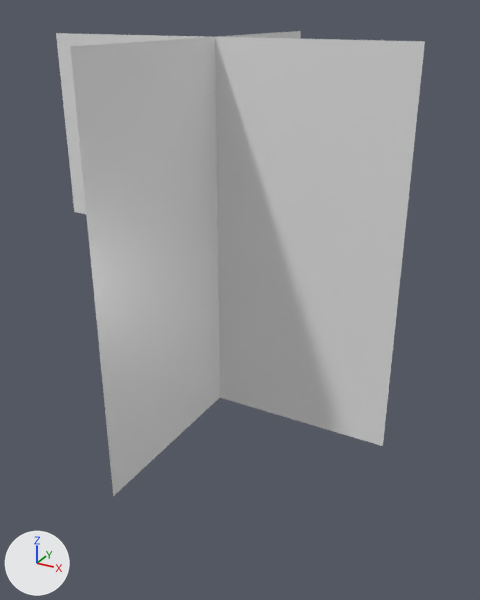
Renders of the OBJ model static/models/1010_1000.obj from each side of a commit.
Both versions are drawn from a camera (50 mm lens) standing at (0.873, -1.462, 0.563) and looking at (0.087, -0.034, -0.151). The axes (+X, +Y, +Z) are drawn at lower left. The lights are the same throughout. Where no turn or scale is listed for an object, it has been applied to the vertices.

The scene before the commit, as lines of its bpy script (objects in view):
```python
me_1010_1000_立方体_009 = bpy.data.meshes.new('1010_1000_立方体.009')
me_1010_1000_立方体_009.from_pydata(...)  # 14 vertices, 14 faces; spans x -0.5..0.5, y -0.5..0.5, z -0.5..0.5
me_1010_1000_立方体_009.materials.append(mat_none)  # white #e7e7e7
ob_1010_1000_立方体_009 = bpy.data.objects.new('1010_1000_立方体.009', me_1010_1000_立方体_009)
ob_1010_1000_立方体_009.location = (0.0, 0.0, 0.0)
```
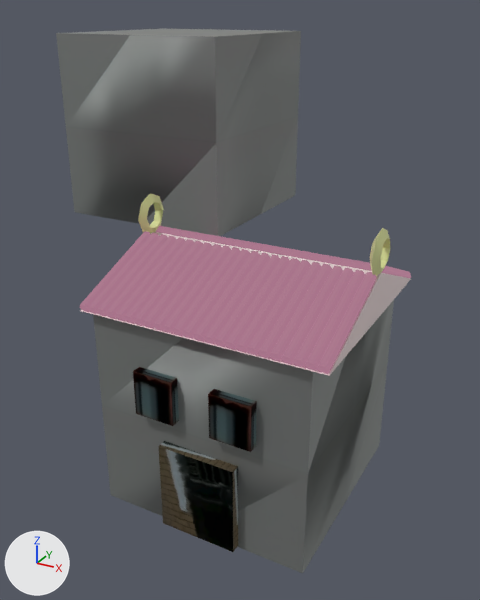
Changed parts and their boxes (x1, y1, x2, y2) in the pictures (480 x 600 px):
'1010_1000_立方体.009', reshaped (17% taller)
    before: (56, 31, 425, 496)
    after: (56, 29, 411, 573)
part 1 of me_1010_1000_立方体_009, added
    after: (158, 441, 238, 552)
part 2 of me_1010_1000_立方体_009, added (black)
    after: (208, 389, 257, 452)
part 3 of me_1010_1000_立方体_009, added (black)
    after: (133, 367, 179, 426)
part 4 of me_1010_1000_立方体_009, built on
    before: (70, 37, 425, 496)
    after: (56, 29, 411, 553)

Edits to the bpy script that builds the scene:
```text
Add img_chai_png:
    img_chai_png = load_image('chai.png', 'tex/chai.png', 75, 156, 'sRGB')
Add img_wa_png:
    img_wa_png = load_image('wa.png', 'tex/wa.png', 166, 47, 'sRGB')
Add img_window1_png:
    img_window1_png = load_image('window1.png', 'tex/window1.png', 67, 68, 'sRGB')
Add img_door_png:
    img_door_png = load_image('door.png', 'tex/door.png', 522, 621, 'sRGB')
Add mat_greencolor:
    mat_greencolor = principled_material('greencolor')
    mat_greencolor.base_color = (0.771, 0.8, 0.448)  # beige #e3e7b3
    mat_greencolor.metallic = 1.0
    mat_greencolor.roughness = 0.776
Add mat_chai:
    mat_chai = bpy.data.materials.new('chai')
    # uses the picture img_chai_png
Add mat_rooftop:
    mat_rooftop = principled_material('rooftop')
    mat_rooftop.texture = img_wa_png
    mat_rooftop.metallic = 0.258
    mat_rooftop.roughness = 0.776
    mat_rooftop.emission_color = (0.368, 0.162, 0.244)  # pink #a37087
    mat_rooftop.emission_strength = 1.0
Add mat_pinkrooftop:
    mat_pinkrooftop = principled_material('pinkrooftop')
    mat_pinkrooftop.base_color = (0.8, 0.704, 0.704)  # white #e7dada
    mat_pinkrooftop.metallic = 0.941
    mat_pinkrooftop.roughness = 0.776
Add mat_windows1:
    mat_windows1 = principled_material('windows1')
    mat_windows1.texture = img_window1_png
    mat_windows1.metallic = 1.0
    mat_windows1.roughness = 0.776
Add mat_men:
    mat_men = bpy.data.materials.new('men')
    # uses the picture img_door_png
Change me_1010_1000_立方体_009:
    used by ob_1010_1000_立方体_009; location = (0.0, 0.0, 0.0)
    remove me_1010_1000_立方体_009.from_pydata(...)  # 14 vertices, 14 faces; spans x -0.5..0.5, y -0.5..0.5, z -0.5..0.5
    remove me_1010_1000_立方体_009.materials.append(mat_none)  # white #e7e7e7
    add me_1010_1000_立方体_009.from_pydata(...)  # 833 vertices, 1142 faces; spans x -0.5..0.532, y -0.519..0.522, z -0.503..0.5
    me_1010_1000_立方体_009 part 1: a new loose piece, a box spanning x 0.156..0.337, y -0.519..-0.459, z -0.499..-0.29, in mat_men
    me_1010_1000_立方体_009 part 2: a new loose piece, a box spanning x 0.283..0.377, y -0.519..-0.459, z -0.226..-0.123, in mat_windows1 (picture img_window1_png)
    me_1010_1000_立方体_009 part 3: a new loose piece, a box spanning x 0.102..0.196, y -0.519..-0.459, z -0.226..-0.123, in mat_windows1 (picture img_window1_png)
    me_1010_1000_立方体_009 part 4: 7 vertices removed from x 0.0..0.5, y -0.5..0.0, z -0.5..0.5; 778 vertices added at x -0.5..0.532, y -0.518..0.5, z -0.503..0.5
    add me_1010_1000_立方体_009.materials.append(mat_men)
    add me_1010_1000_立方体_009.materials.append(mat_windows1)  # picture img_window1_png
    add me_1010_1000_立方体_009.materials.append(mat_chai)
    add me_1010_1000_立方体_009.materials.append(mat_greencolor)  # beige #e3e7b3
    add me_1010_1000_立方体_009.materials.append(mat_rooftop)  # picture img_wa_png
    add me_1010_1000_立方体_009.materials.append(mat_pinkrooftop)  # white #e7dada
```
